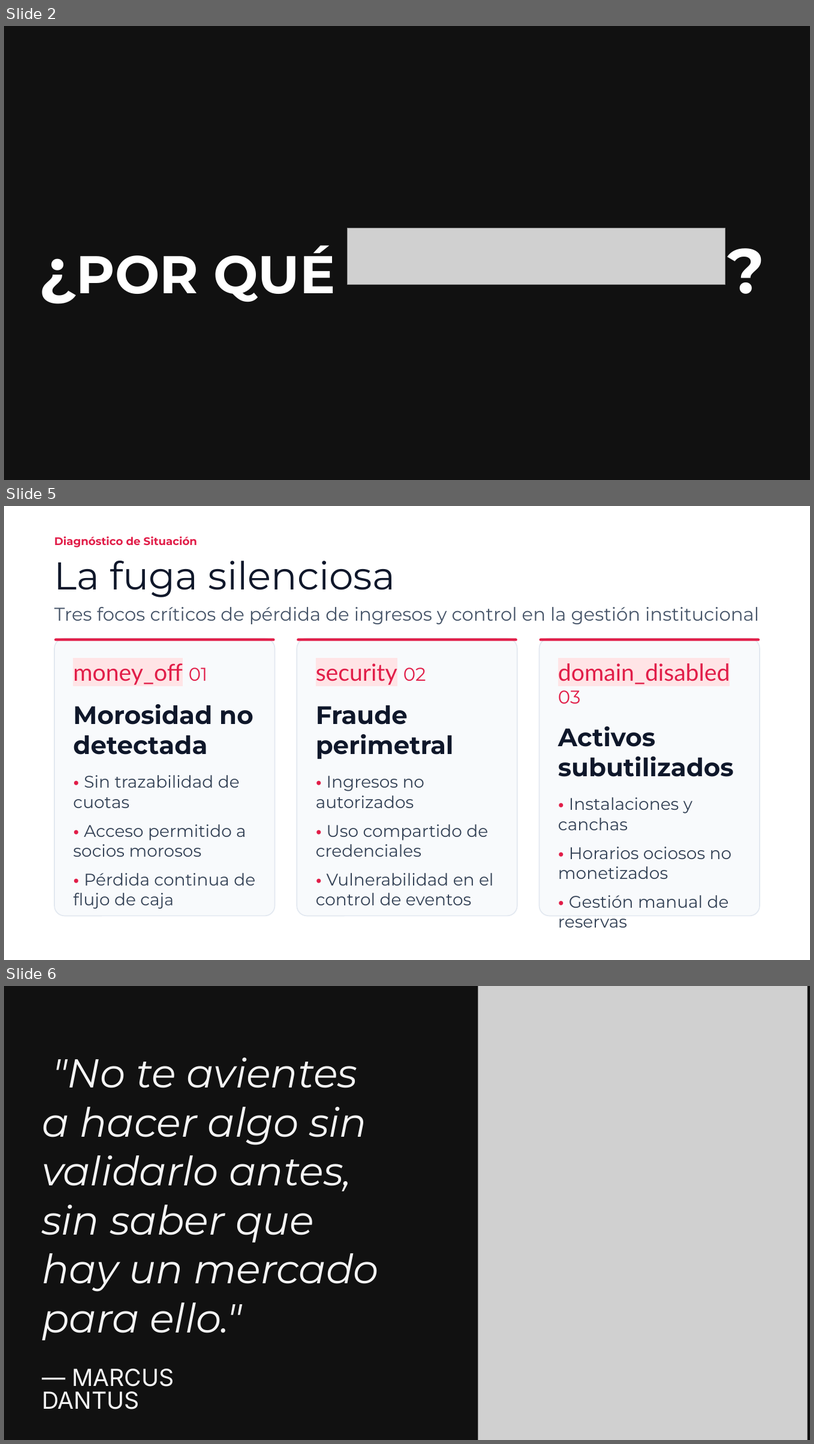
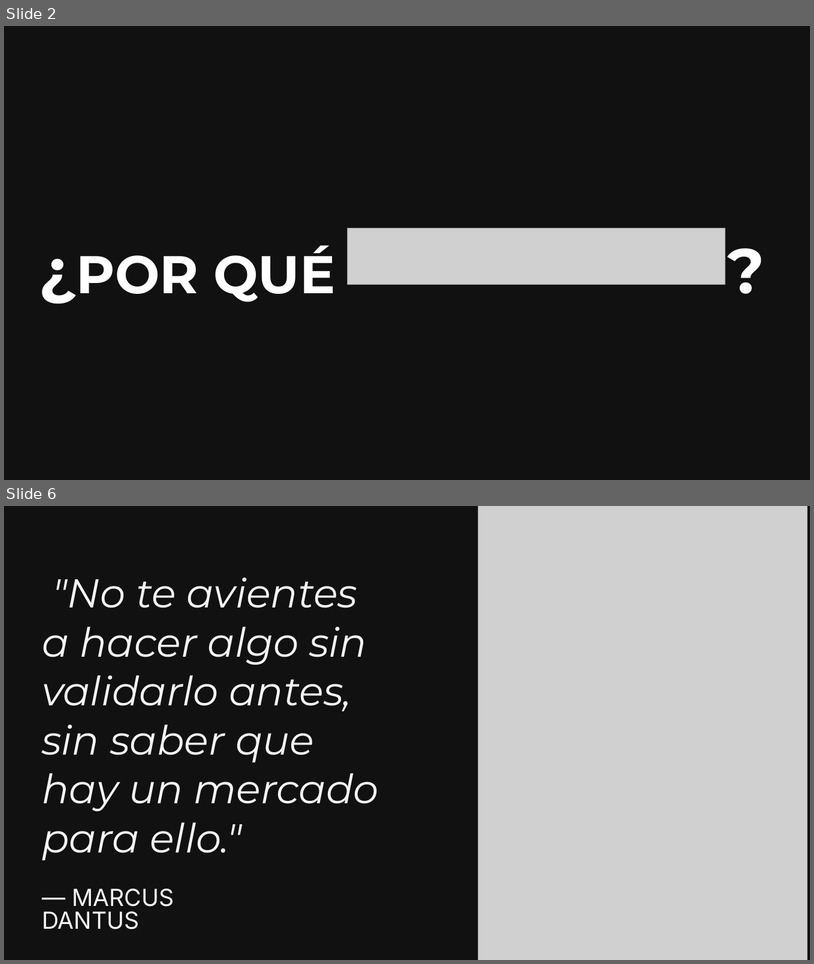
Before and after one commit to TrabajoProfesional-AGGZ/documentacion, a slide deck: entrega_final/defensa/Presentacion_SocioUnido.pptx. Shown one above the other, each under a label of ours: slides 2, 5 and 6 before the commit, slides 2 and 6 after it; the slides between them are not shown. The pictures are 814x1444 and 814x964 pixels, drawn with LibreOffice and Linux fonts; fonts in the diff are those of the drawing; grey boxes stand for pictures; background and template pictures are left out. Boxes give left, top, right and bottom in pixels: in the first picture for what was removed or moved away, otherwise in the second. Text is boxed around its words. In the diff, an @@ line names an element or a change of style, - is before the commit and + after.

```diff
--- a/entrega_final/defensa/Presentacion_SocioUnido.pptx
+++ b/entrega_final/defensa/Presentacion_SocioUnido.pptx
@@ slide 5 removed at [4,506,810,960], background picture (left out) @@
@@ text removed at [54,536,759,624] @@
-Diagnóstico de Situación
-La fuga silenciosa
-Tres focos críticos de pérdida de ingresos y control en la gestión institucional
@@ rounded rectangle removed at [54,639,275,916] @@
@@ rounded rectangle removed at [54,639,275,641] @@
@@ rounded rectangle removed at [297,639,518,916] @@
@@ rounded rectangle removed at [297,639,518,641] @@
@@ rounded rectangle removed at [539,639,760,916] @@
@@ rounded rectangle removed at [539,639,760,641] @@
@@ text removed at [73,663,255,905] @@
-money_off 01
-Morosidad no detectada
-• Sin trazabilidad de cuotas
-• Acceso permitido a socios morosos
-• Pérdida continua de flujo de caja
@@ text removed at [316,663,494,905] @@
-security 02
-Fraude perimetral
-• Ingresos no autorizados
-• Uso compartido de credenciales
-• Vulnerabilidad en el control de eventos
@@ text removed at [558,663,734,927] @@
-domain_disabled 03
-Activos subutilizados
-• Instalaciones y canchas
-• Horarios ociosos no monetizados
-• Gestión manual de reservas
```
Also in this commit, not shown: 8 slides changed, 4 slides added, 2 other slides removed, 2 other files.
